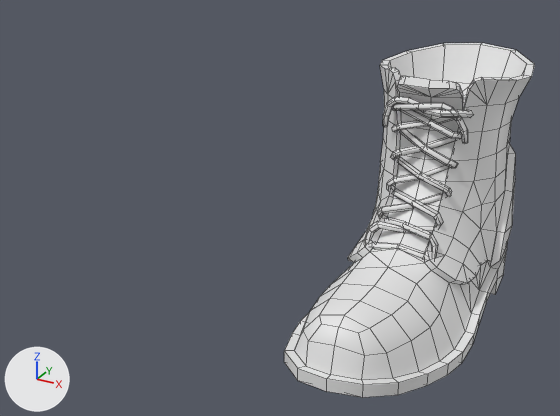
The Blender file Attires/Attires_Shoes/Attire_Shoes_BootsWorker/BootsWorker.blend as it was, and as the next commit left it.
The view is the same before and after, from a camera (50 mm lens) standing at (0.303, -0.614, 0.332) and looking at (0.01, -0.082, 0.066). Arrows for +X, +Y and +Z are at lower left; the lights stay in place. Mesh edges are drawn as thin lines.

The first picture shows 'Attire_Shoes_BootsWorker'.
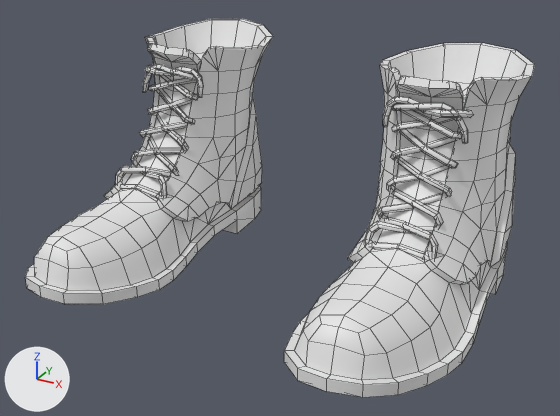
Changed parts and their boxes [x1, y1, x2, y2] in the pictures (560 x 416 px):
'Attire_Shoes_BootsWorker', modifiers changed (103% wider, 7% taller)
    before: [284, 43, 535, 397]
    after: [25, 19, 535, 397]

Patch to the scene script:
```diff
--- a/Attires/Attires_Shoes/Attire_Shoes_BootsWorker/BootsWorker.blend.py
+++ b/Attires/Attires_Shoes/Attire_Shoes_BootsWorker/BootsWorker.blend.py
@@ ob_attire_shoes_bootsworker @@
 ob_attire_shoes_bootsworker.location = (0.0, 0.0, 0.0)
+_m = ob_attire_shoes_bootsworker.modifiers.new('Mirror', 'MIRROR')
```
